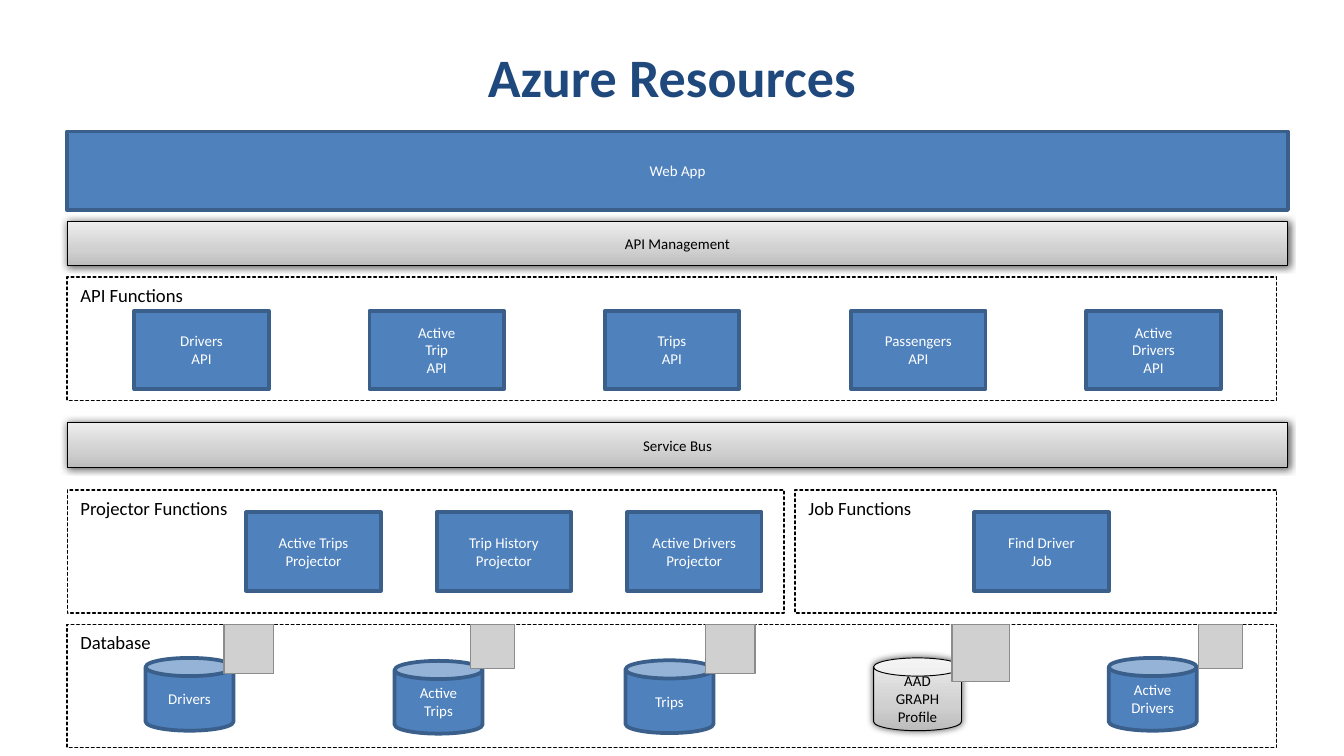
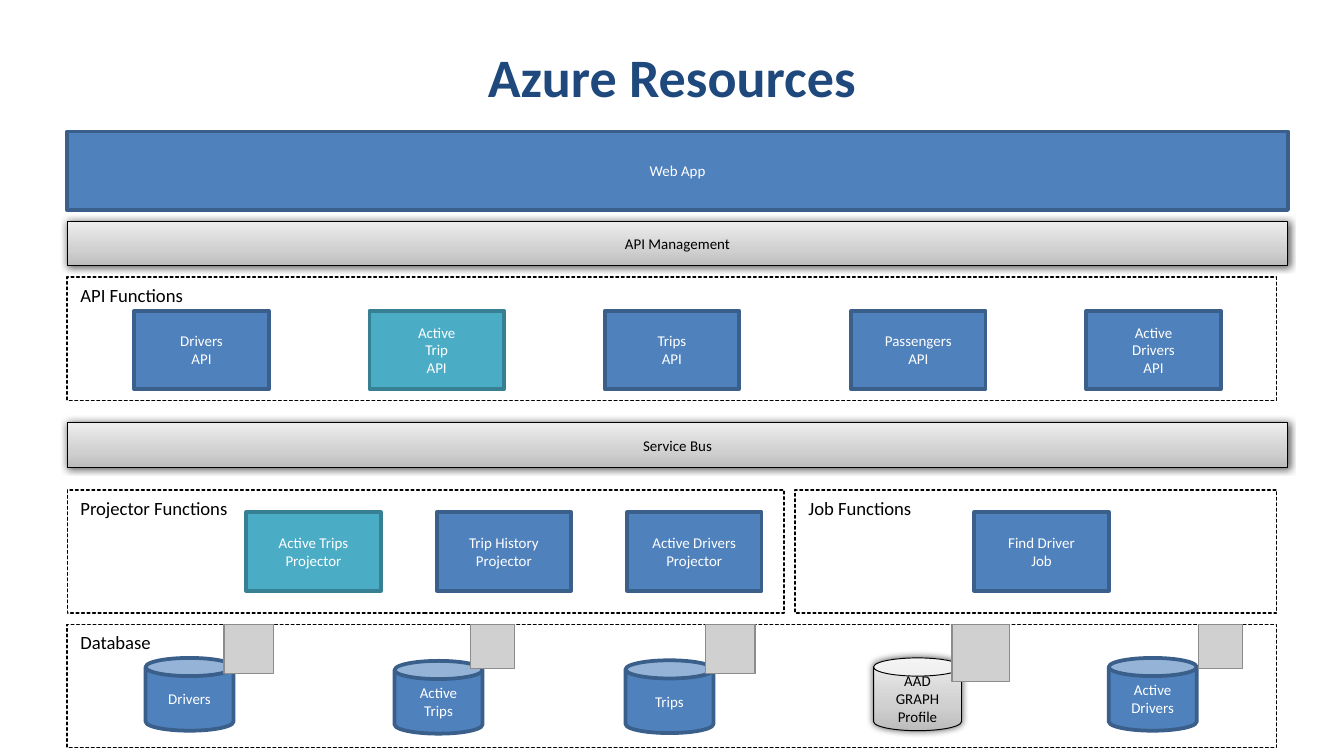
Before and after one commit to Azure-Samples/Serverless-microservices-reference-architecture, a slide deck: slide 5 of Docs/microservices-refererence-architecture-diagrams.pptx (slide 4 before the commit). Drawn at 1344x756 pixels with LibreOffice and Linux fonts; fonts in the diff are those of the drawing; grey boxes stand for pictures. Boxes give left, top, right and bottom in pixels: in the first picture for what was removed or moved away, otherwise in the second. Text is boxed around its words. In the diff, an @@ line names an element or a change of style, - is before the commit and + after.

```diff
--- a/Docs/microservices-refererence-architecture-diagrams.pptx
+++ b/Docs/microservices-refererence-architecture-diagrams.pptx
@@ rectangle "Active" at [370,310,504,388]: fill #4F81BD to #4BACC6; outline #3A5F8C 2 pt to #377F92 2 pt @@
@@ rectangle "Active Trips" at [246,512,380,590]: fill #4F81BD to #4BACC6; outline #3A5F8C 2 pt to #377F92 2 pt @@
```
Also in this commit, not shown: 3 other slides changed, 5 slides added, 2 other files.
